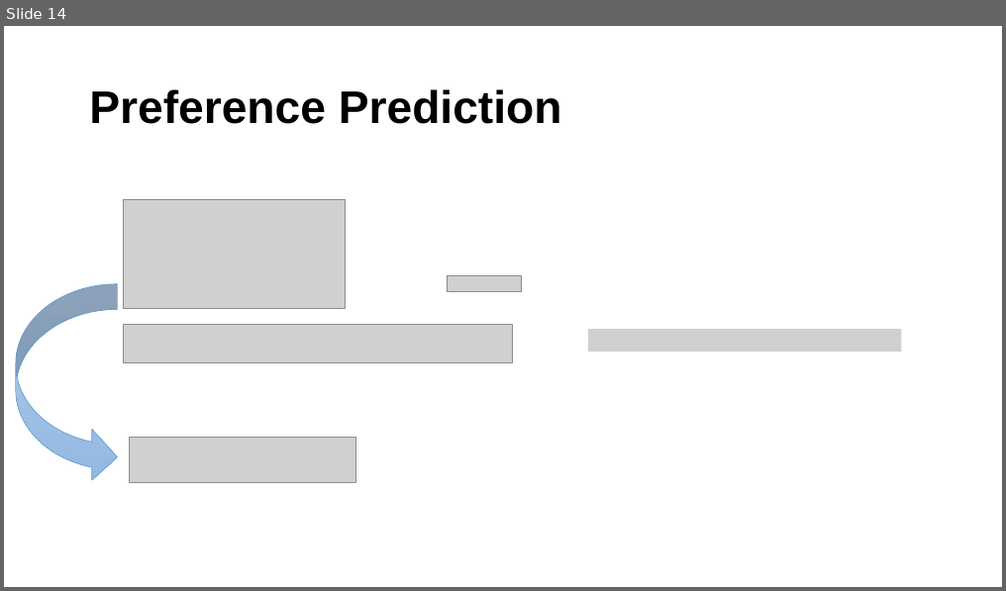
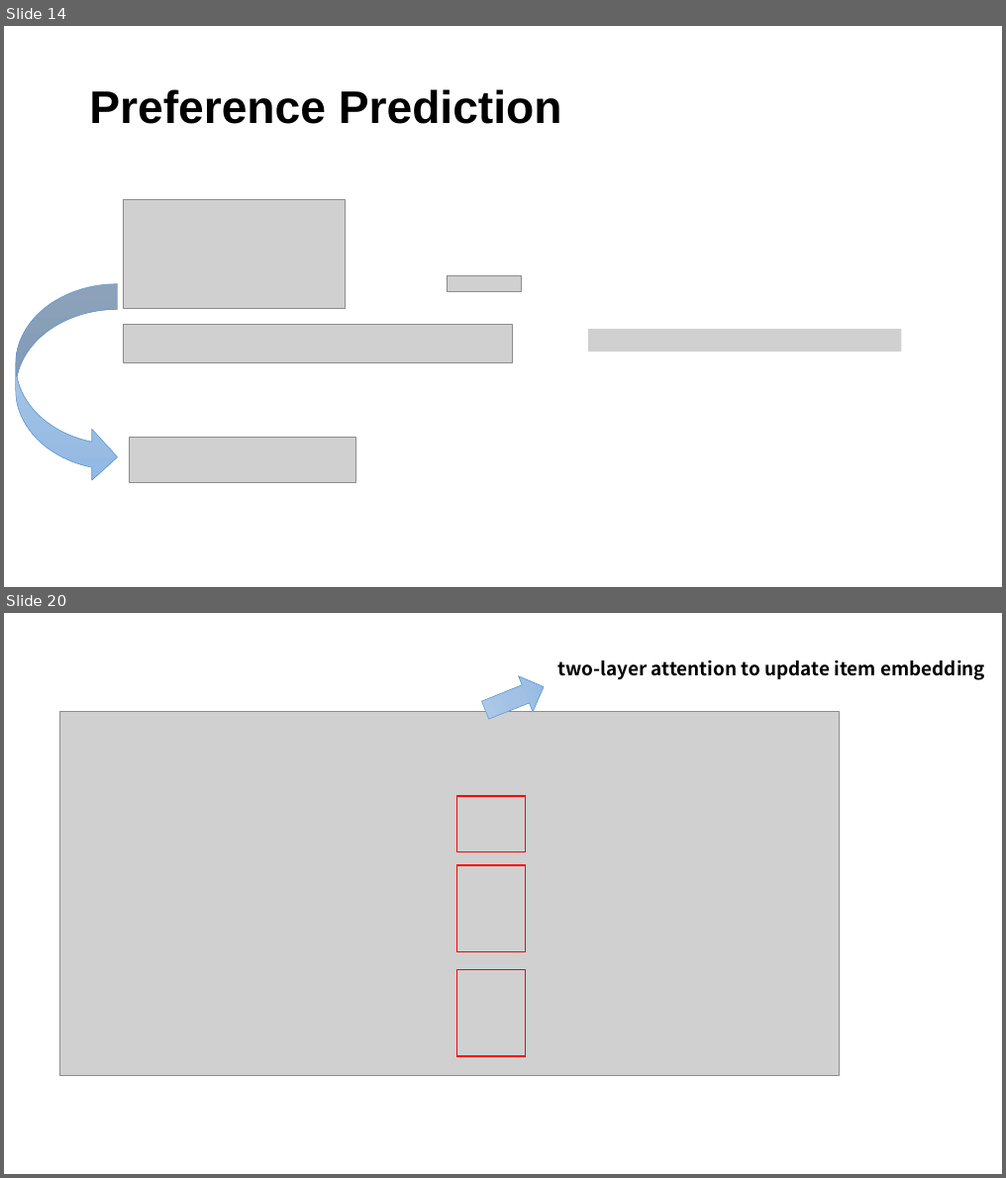
Before and after one commit to Viroog/explainable_resys-STU, a slide deck: explainable _recsys.pptx. Shown one above the other, each under a label of ours: slide 14 before the commit, slides 14 and 20 after it; the slides between them are not shown. The pictures are 1006x591 and 1006x1178 pixels, drawn with LibreOffice and Linux fonts; fonts in the diff are those of the drawing; grey boxes stand for pictures. Boxes give left, top, right and bottom in pixels: in the first picture for what was removed or moved away, otherwise in the second. Text is boxed around its words. In the diff, an @@ line names an element or a change of style, - is before the commit and + after.

```diff
--- a/explainable _recsys.pptx
+++ b/explainable _recsys.pptx
@@ slide 20 added at (4, 613, 1002, 1174), background #FFFFFF @@
@@ down arrow added at (478, 669, 550, 728), fill gradient #B1CBE9 to #A3C1E5 to #93B9E4, outline #5B9BD5 0.5 pt @@
@@ text added at (558, 660, 985, 680), 18 pt, text #000000, bold @@
+two-layer attention to update item embedding
@@ picture added at (60, 711, 840, 1075) @@
@@ rectangle added at (456, 796, 525, 853), outline #FF0000 1.5 pt @@
@@ rectangle added at (456, 866, 525, 953), outline #FF0000 1.5 pt @@
@@ rectangle added at (456, 970, 525, 1057), outline #FF0000 1.5 pt @@
```
Also in this commit, not shown: 5 slides changed, 7 other slides added, 1 slide removed, 1 other file.
